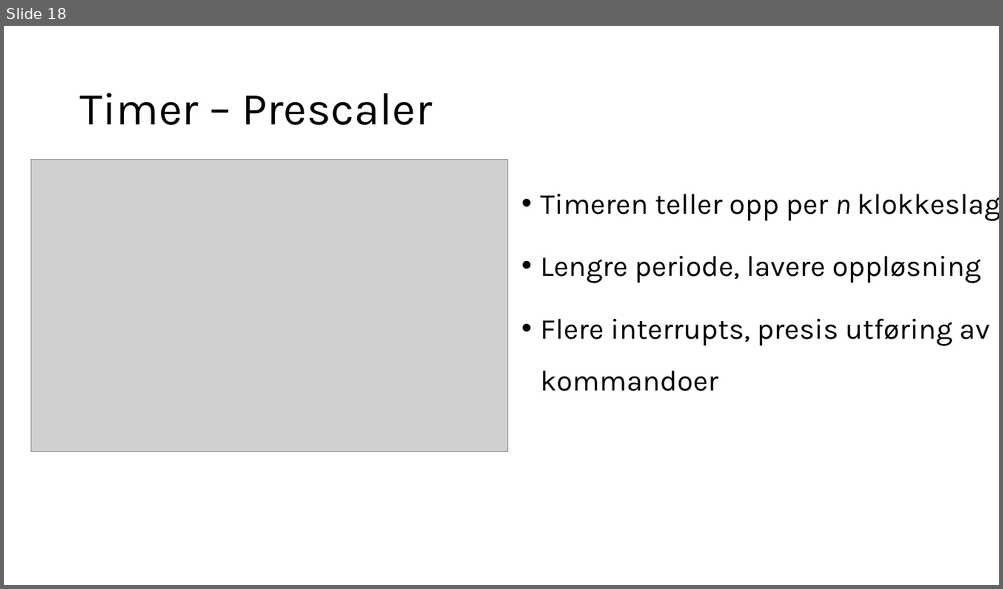
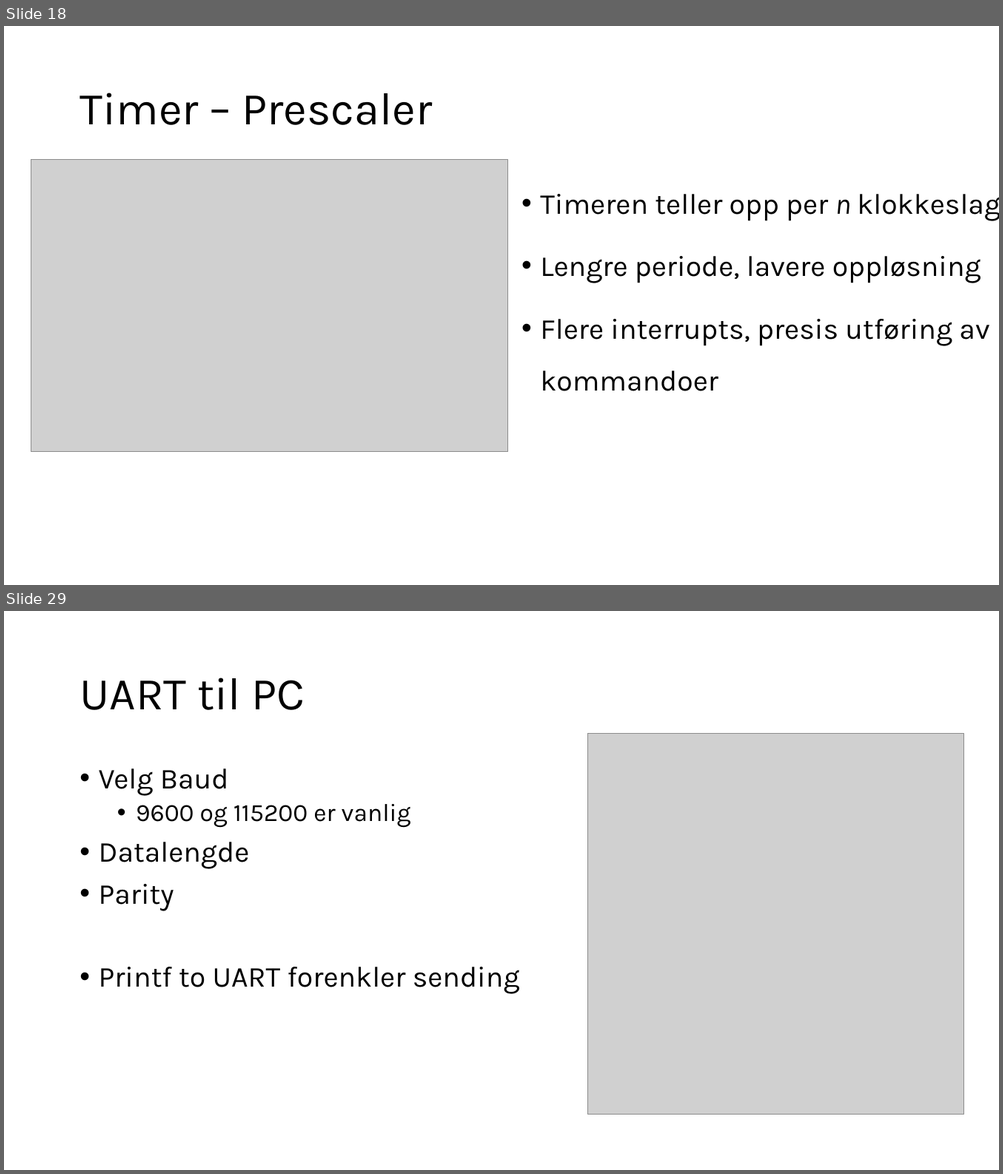
Before and after one commit to ElektraVerksted/AVR-kurs, a slide deck: Kursdag 2/Dag to.pptx. Shown one above the other, each under a label of ours: slide 18 before the commit, slides 18 and 29 after it; the slides between them are not shown. The pictures are 1003x589 and 1003x1174 pixels, drawn with LibreOffice and Linux fonts; fonts in the diff are those of the drawing; grey boxes stand for pictures. Boxes give left, top, right and bottom in pixels: in the first picture for what was removed or moved away, otherwise in the second. Text is boxed around its words. In the diff, an @@ line names an element or a change of style, - is before the commit and + after.

```diff
--- a/Kursdag 2/Dag to.pptx
+++ b/Kursdag 2/Dag to.pptx
@@ slide 29 added at <box>4,611,999,1170</box>, background #FFFFFF @@
@@ title added at <box>79,678,304,710</box>, 44 pt, text #000000 @@
+UART til PC
@@ picture added at <box>588,734,965,1116</box> @@
@@ text added at <box>99,769,520,994</box>, 28 pt, text #000000 @@
+• Velg Baud
+  • 9600 og 115200 er vanlig
+• Datalengde
+• Parity
+• Printf to UART forenkler sending
```
Also in this commit, not shown: 1 slide changed, 9 other slides added, 1 slide removed.
